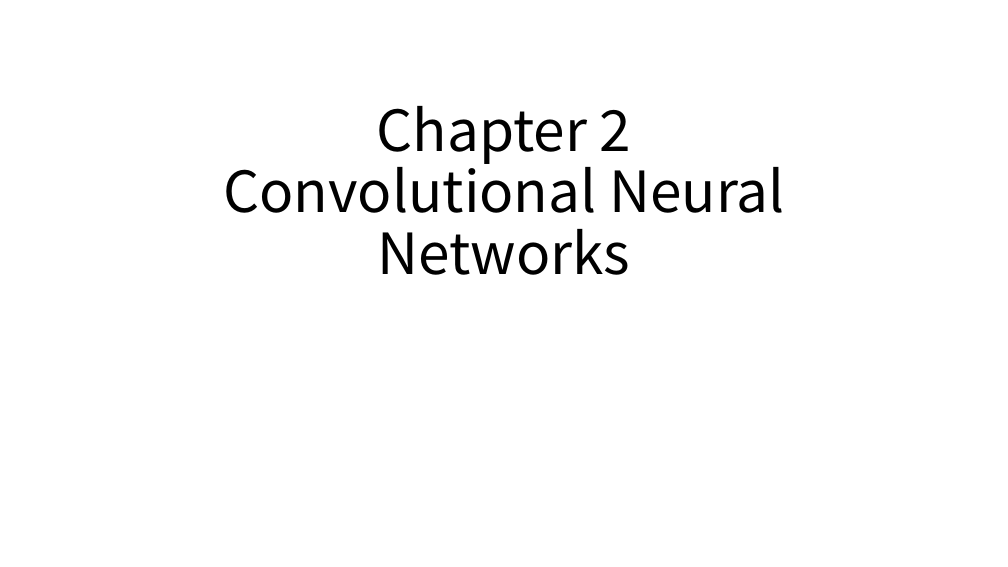
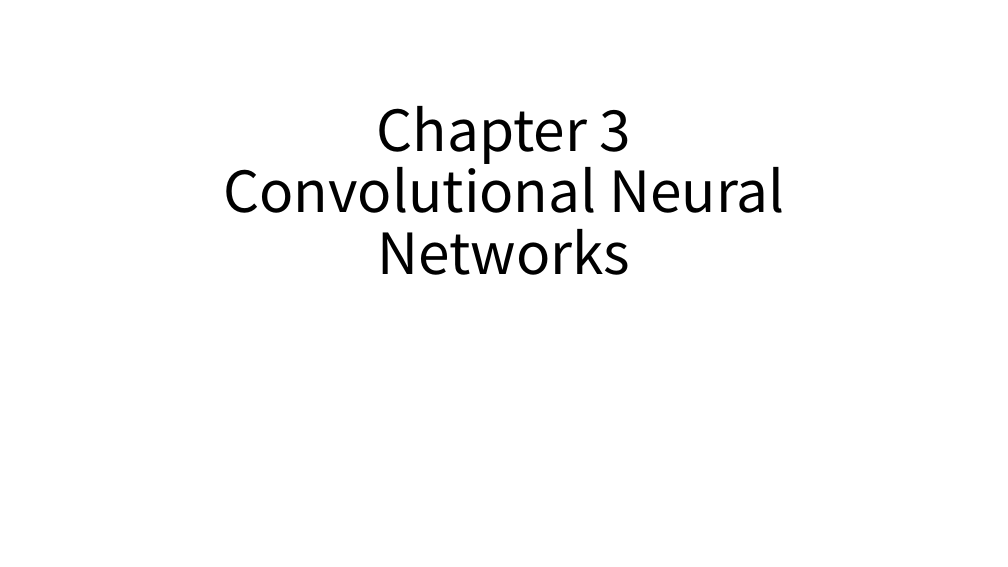
Before and after one commit to ggorr/MachineLearning, a slide deck: slide 1 of IDL/Ch03/IDL_Chapter_3.pptx. Drawn at 1008x567 pixels with LibreOffice and Linux fonts; fonts in the diff are those of the drawing. Boxes give left, top, right and bottom in pixels: in the first picture for what was removed or moved away, otherwise in the second. Text is boxed around its words. In the diff, an @@ line names an element or a change of style, - is before the commit and + after.

```diff
--- a/IDL/Ch03/IDL_Chapter_3.pptx
+++ b/IDL/Ch03/IDL_Chapter_3.pptx
@@ title at (223,106,784,275): text changed @@
-Chapter 2
-Convolutional Neural Networks
+Chapter 3
+Convolutional Neural Networks
```
Also in this commit, not shown: 15 other slides changed.
